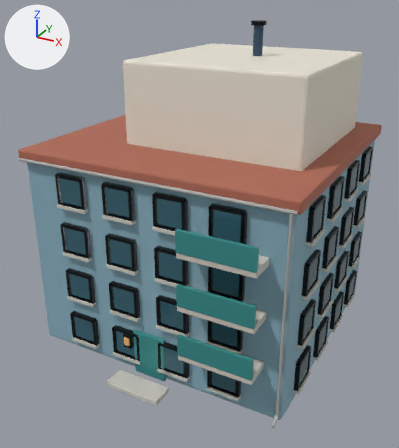
What one commit did to the glTF model assets/models/realistic/RES_MID_2x2_004.glb.
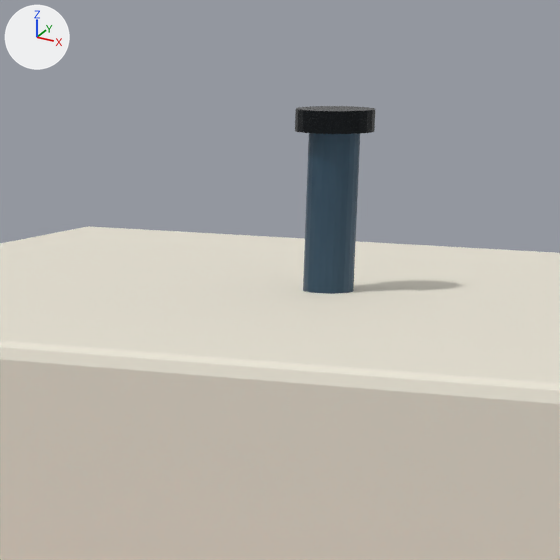
There are two pictures of each version: one whole from a 50 mm lens placed at (2.96, -5.74, 4.14), pointed at (0.01, -0.39, 1.46), one close up on the part from 49% to 76% of the width and 0% to 24% of the height. Every picture has the same lights, and +X, +Y and +Z are marked at upper left. The last two pictures show the newer version. Objects named as collision shapes, trigger or cutter boxes, shadow casters or lower levels of detail are left out. Where no turn or scale is listed for an object, it has been applied to the vertices. Vertices at exactly the same position are counted once.

The first close-up shows 'RES_MID_2x2_004_Visual'.
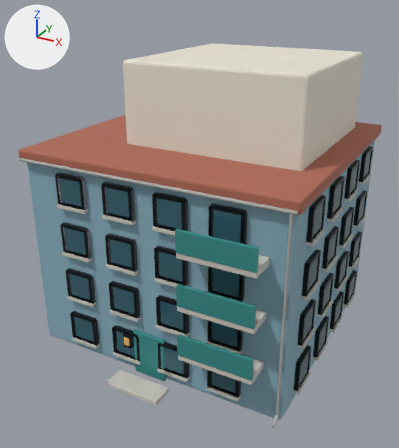
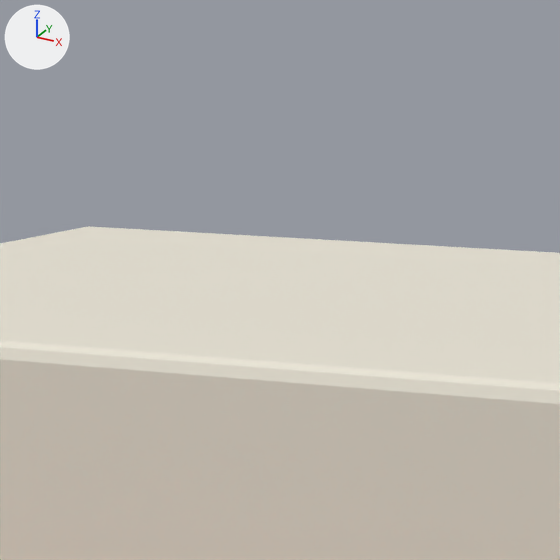
Where the newer file only moved an object's origin or applied its transform, the numbers keep the older frame.

Changed parts and their boxes (x1, y1, x2, y2) in the close-ups (560 x 560 px; the box of a moved part takes in the faces that stretch with it):
'RES_MID_2x2_004_Visual', reshaped: before (0, 106, 560, 560); after (0, 226, 560, 560)
part 1 of me_cube, moved or reshaped (not visible afterwards): before (295, 106, 375, 134)
part 2 of me_cube, moved or reshaped (not visible afterwards): before (303, 133, 360, 294)

Edits to the bpy script that builds the scene:
```text
Change me_cube:
    used by ob_res_mid_2x2_004_visual; location = (0.0, 0.0, 1.16)
    remove me_cube.from_pydata(...)  # 7096 vertices, 12584 faces; spans x -1.64..1.64, y -1.94..1.57, z -1.16..2.58
    add me_cube.from_pydata(...)  # 7096 vertices, 12584 faces; spans x -1.64..1.64, y -1.94..1.57, z -1.16..2.2
    me_cube part 1: the loose piece of 48 vertices spanning x 0.31..0.48, y 0.2..0.37, z 2.53..2.58 is moved by (0.0, -0.03, -0.91)
    me_cube part 2: the loose piece of 48 vertices spanning x 0.34..0.45, y 0.23..0.34, z 2.2..2.54 is moved by (0.0, -0.03, -0.91)
```
